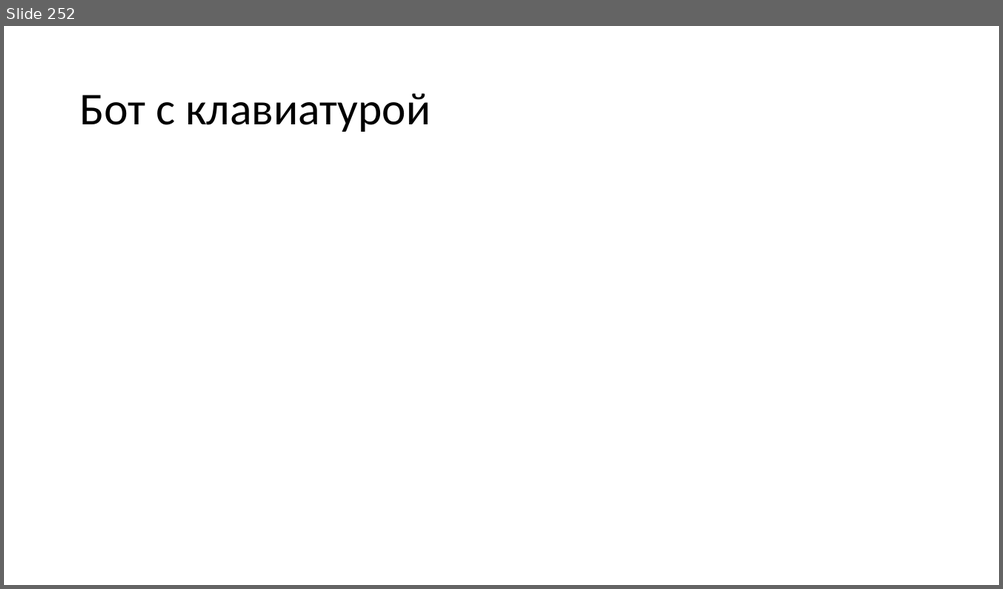
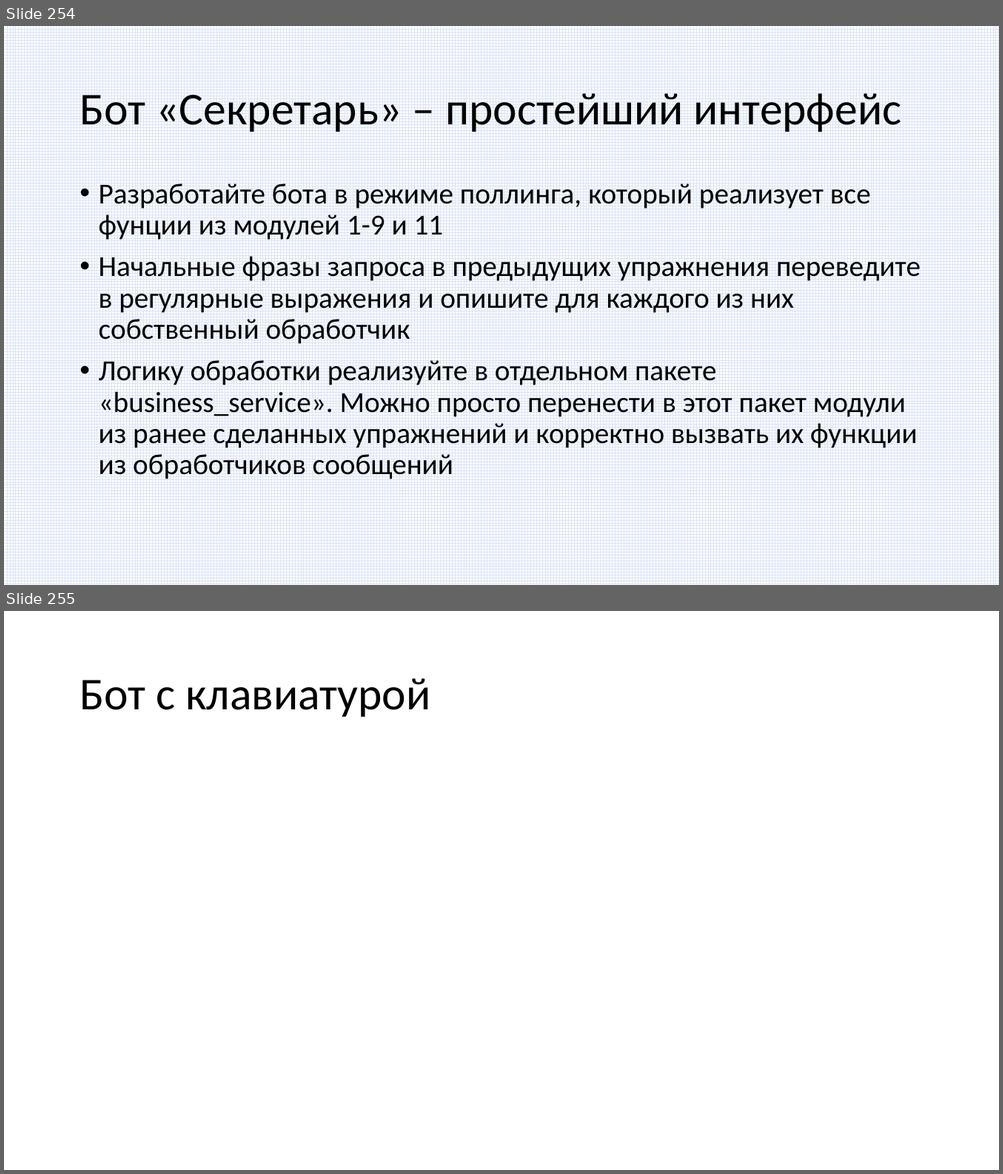
Before and after one commit to paveltsytovich/telegram-course, a slide deck: Presentation/Разработка ботов для телеграмм на Python.pptx. Shown one above the other, each under a label of ours: slide 252 before the commit, slides 254 and 255 after it. The pictures are 1003x589 and 1003x1174 pixels, drawn with LibreOffice and Linux fonts; fonts in the diff are those of the drawing. Boxes give left, top, right and bottom in pixels: in the first picture for what was removed or moved away, otherwise in the second. Text is boxed around its words. In the diff, an @@ line names an element or a change of style, - is before the commit and + after.

```diff
--- a/Presentation/Разработка ботов для телеграмм на Python.pptx
+++ b/Presentation/Разработка ботов для телеграмм на Python.pptx
@@ slide 254 added at (4,26,999,585), background #FFFFFF @@
@@ rectangle added at (4,26,999,585), fill pattern #DAE3F3 on #FFFFFF @@
@@ title added at (79,93,902,132), 44 pt, text #000000 @@
+Бот «Секретарь» – простейший интерфейс
@@ text added at (99,184,920,480), 28 pt, text #000000 @@
+• Разработайте бота в режиме поллинга, который реализует все фунции из модулей 1-9 и 11
+• Начальные фразы запроса в предыдущих упражнения переведите в регулярные выражения и опишите для каждого из них собственный обработчик
+• Логику обработки реализуйте в отдельном пакете «business_service». Можно просто перенести в этот пакет модули из ранее сделанных упражнений и корректно вызвать их функции из обработчиков сообщений
@@ what was slide 252 is now slide 255 @@
```
Also in this commit, not shown: 2 slides changed, 2 other slides added.
